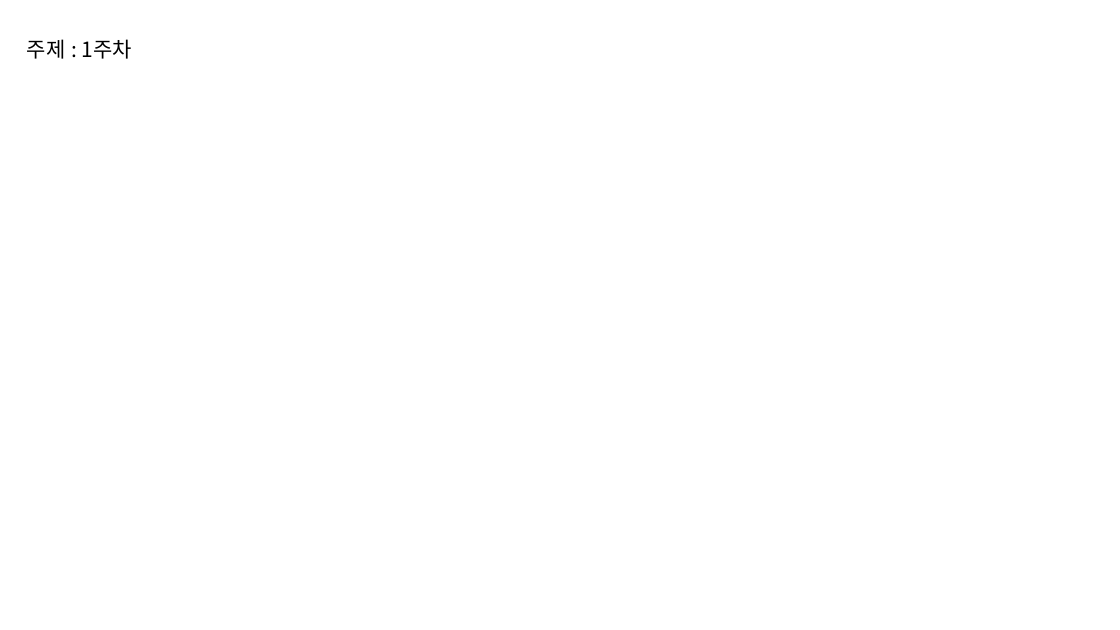
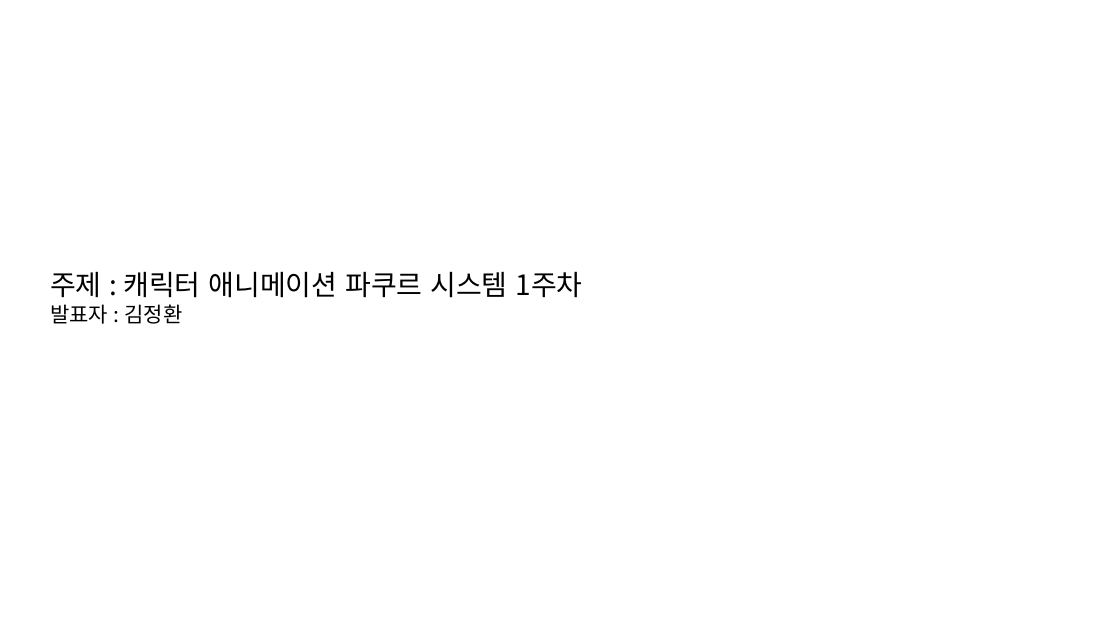
Before and after one commit to jhk0701/CharacterAnimation, a slide deck: slide 1 of PPT/week1.pptx. Drawn at 1120x630 pixels with LibreOffice and Linux fonts; fonts in the diff are those of the drawing. Boxes give left, top, right and bottom in pixels: in the first picture for what was removed or moved away, otherwise in the second. Text is boxed around its words. In the diff, an @@ line names an element or a change of style, - is before the commit and + after.

```diff
--- a/PPT/week1.pptx
+++ b/PPT/week1.pptx
@@ text at box(50, 271, 582, 324): text changed; size 18 to 24 pt @@
-주제 : 1주차
+주제 : 캐릭터 애니메이션 파쿠르 시스템 1주차
+발표자 : 김정환
```
Also in this commit, not shown: 2 other slides changed, 2 slides added, 8 other files.
